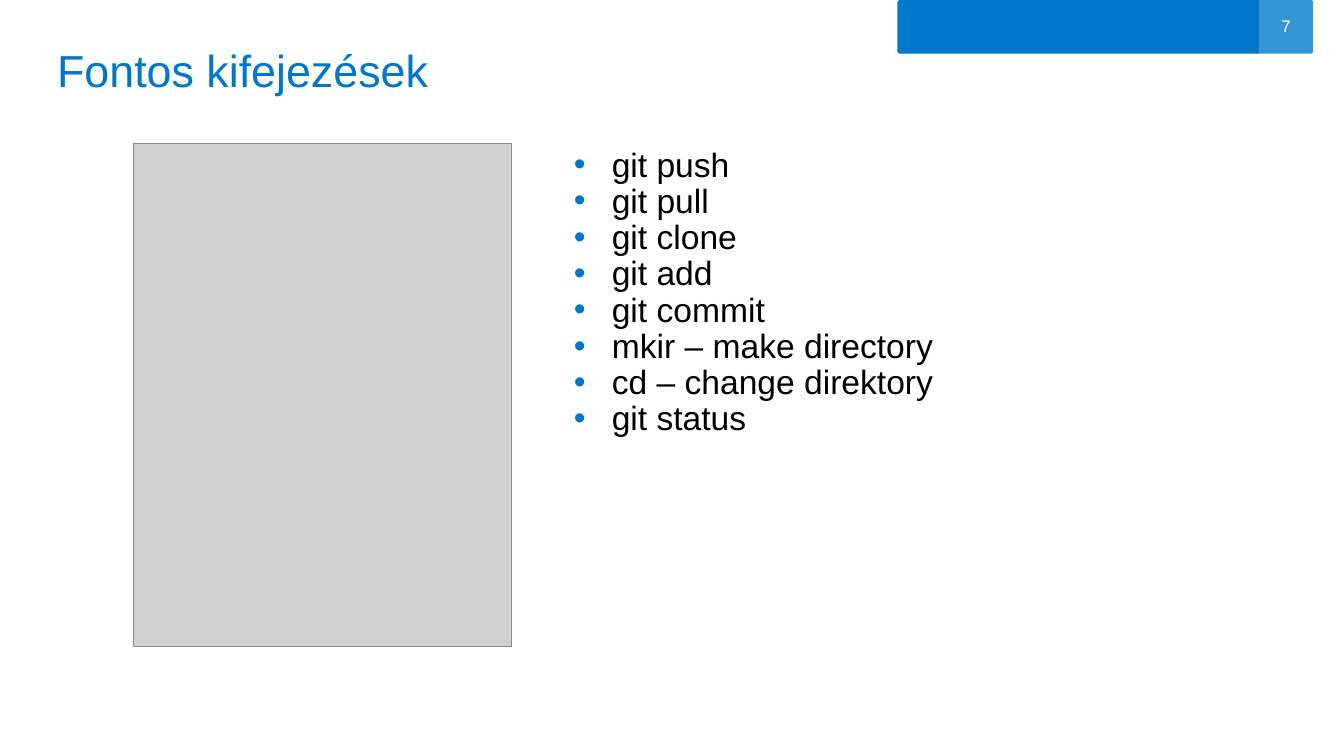
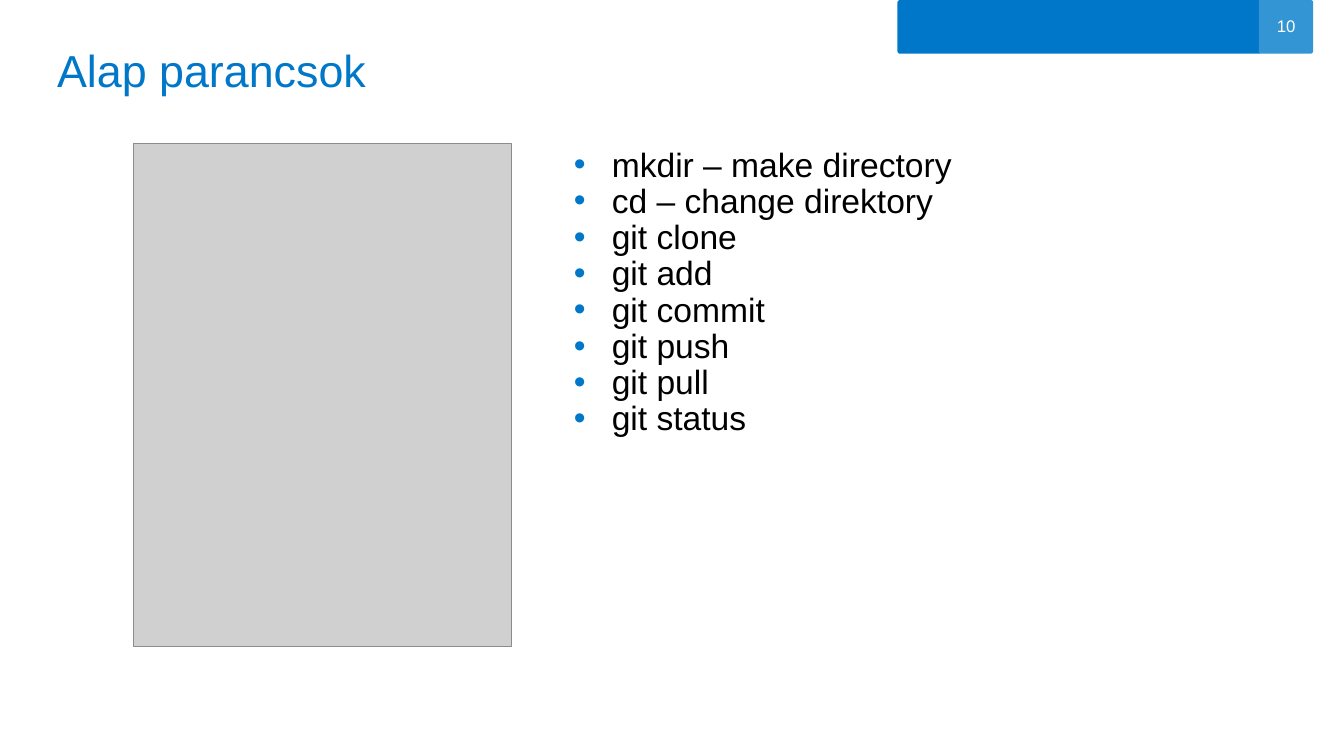
Before and after one commit to oerika1988/aegon-git-tutorial, a slide deck: slide 10 of GIT.pptx (slide 7 before the commit). Drawn at 1344x756 pixels with LibreOffice and Linux fonts; fonts in the diff are those of the drawing; grey boxes stand for pictures; background and template pictures are left out. Boxes give left, top, right and bottom in pixels: in the first picture for what was removed or moved away, otherwise in the second. Text is boxed around its words. In the diff, an @@ line names an element or a change of style, - is before the commit and + after.

```diff
--- a/GIT.pptx
+++ b/GIT.pptx
@@ page number at (1277, 20, 1296, 32): text changed @@
-7
+10
@@ title at (57, 54, 366, 96): text changed @@
-Fontos kifejezések
+Alap parancsok
@@ text at (612, 152, 952, 220): text changed @@
-• git push
-• git pull
+• mkdir – make directory
+• cd – change direktory
@@ text at (612, 333, 730, 401): text changed @@
-• mkir – make directory
-• cd – change direktory
+• git push
+• git pull
```
Also in this commit, not shown: 15 other slides changed, 1 slide added, 1 slide removed.
